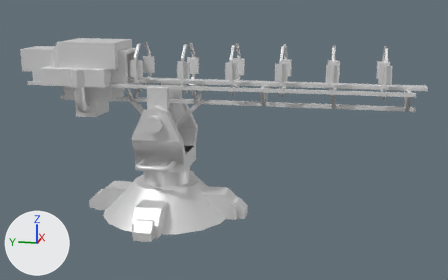
A saved change to the glTF model glb/armbotrail.glb.
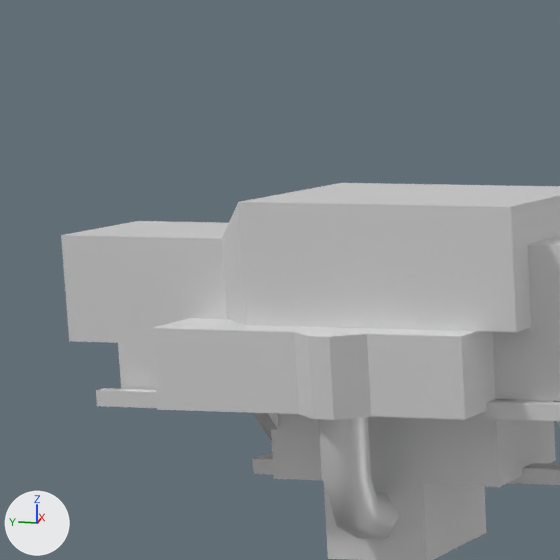
Old and new are each drawn whole from a 50 mm camera at (-532.0, -160.5, 203.9) aimed at (-0.6, -54.2, 71.1) and again close up on the part from 2% to 28% of the width and 0% to 42% of the height. Arrows for +X, +Y and +Z are at lower left; the lights stay in place. The last two pictures show the newer version. Where no turn or scale is listed for an object, it has been applied to the vertices.

The first close-up shows 'door', 'rail'.
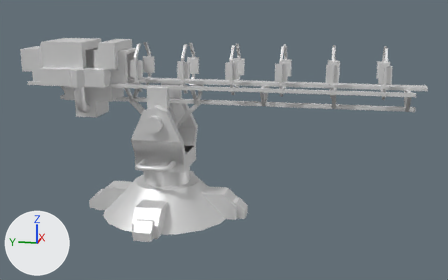
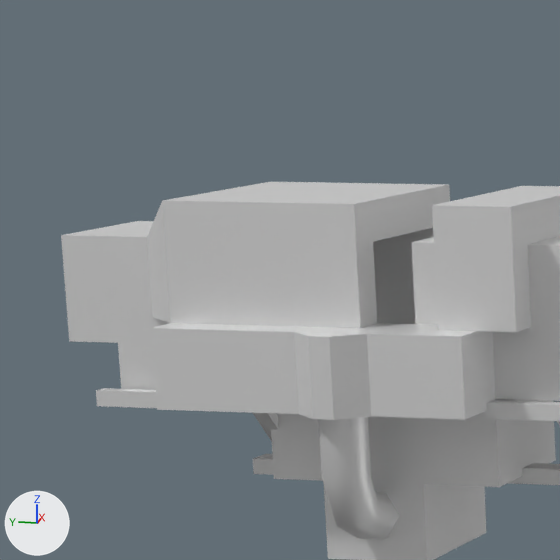
What changed in the scene script:
```text
Change ob_door:
    ob_door.location: (0.0, 52.5, 135.0) -> (0.0, 67.5, 135.0)
```

Changed parts and their boxes [x1, y1, x2, y2] in the close-ups (560 x 560 px):
'door', moved
    before: [222, 183, 519, 330]
    after: [147, 182, 450, 328]
